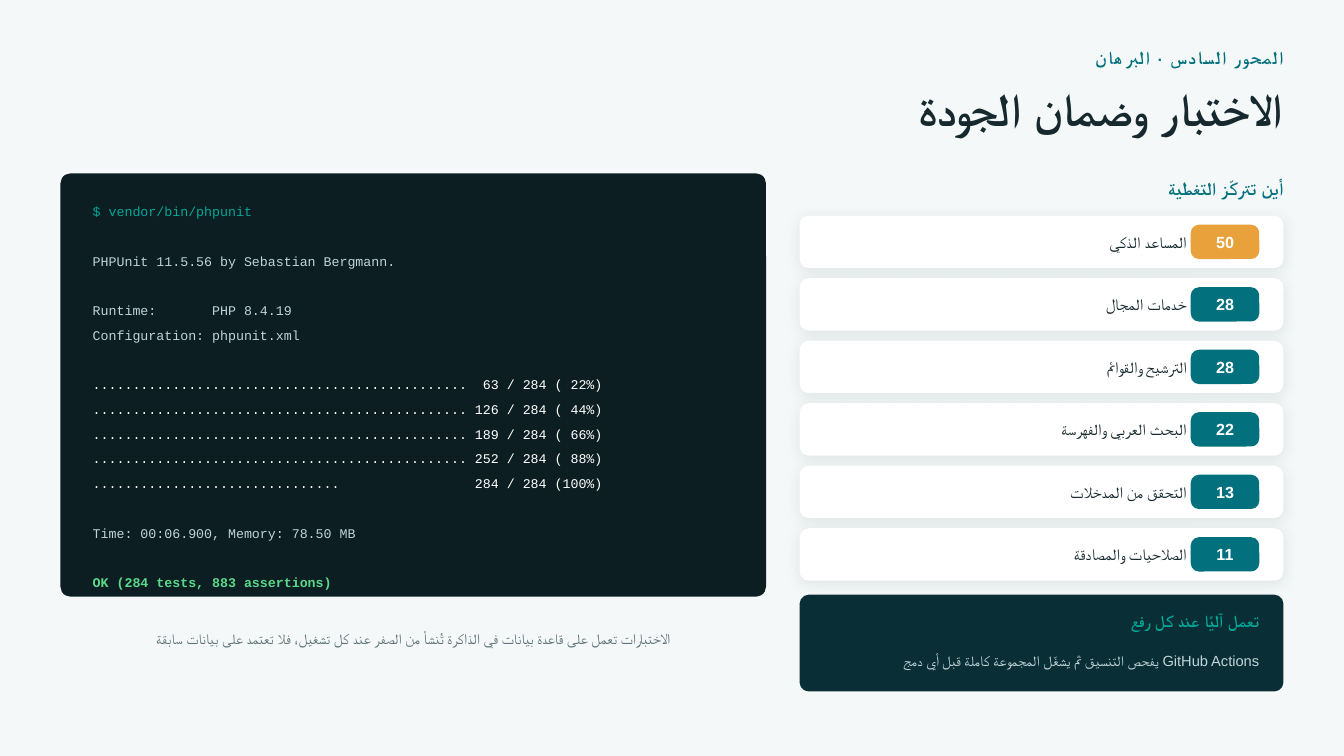
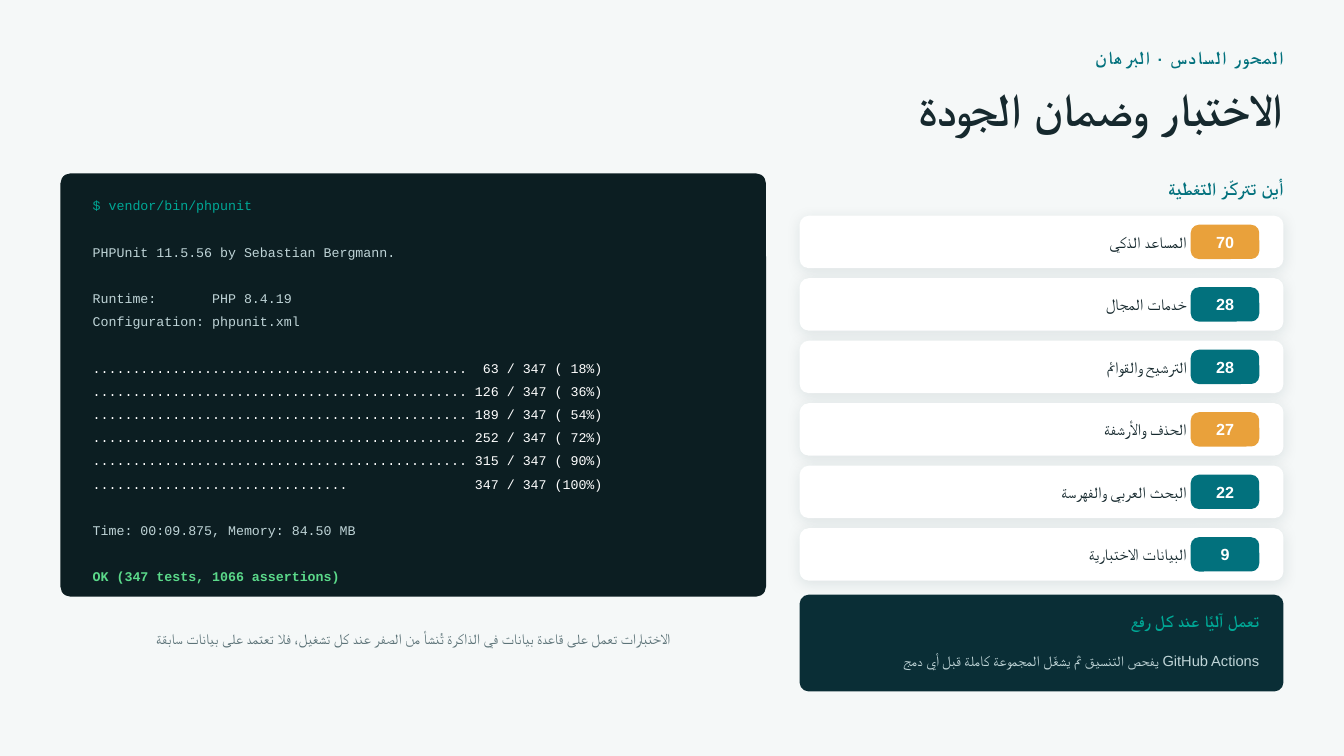
Before and after one commit to AbdullahAlbkour/Camp_management, a slide deck: slide 24 of docs/presentation.pptx (slide 23 before the commit). Drawn at 1344x756 pixels with LibreOffice and Linux fonts; fonts in the diff are those of the drawing. Boxes give left, top, right and bottom in pixels: in the first picture for what was removed or moved away, otherwise in the second. Text is boxed around its words. In the diff, an @@ line names an element or a change of style, - is before the commit and + after.

```diff
--- a/docs/presentation.pptx
+++ b/docs/presentation.pptx
@@ text "$ vendor/bin/phpunit" moved from (x1=109, y1=207, x2=252, y2=219) to (x1=109, y1=201, x2=252, y2=213) @@
@@ text at (x1=1216, y1=236, x2=1234, y2=248): text changed @@
-50
+70
@@ text "PHPUnit 11.5.56 by Sebastian Bergmann." moved from (x1=93, y1=256, x2=396, y2=269) to (x1=93, y1=247, x2=396, y2=260) @@
@@ text "Runtime: PHP 8.4.19" moved from (x1=212, y1=306, x2=292, y2=315) to (x1=212, y1=294, x2=292, y2=303) @@
@@ text "Configuration: phpunit.xml" moved from (x1=93, y1=330, x2=300, y2=343) to (x1=93, y1=317, x2=300, y2=329) @@
@@ text at (x1=475, y1=386, x2=603, y2=399): text changed @@
-............................................... 126 / 284 ( 44%)
+............................................... 126 / 347 ( 36%)
@@ text at (x1=483, y1=363, x2=603, y2=376): text changed @@
-............................................... 63 / 284 ( 22%)
+............................................... 63 / 347 ( 18%)
@@ text at (x1=475, y1=410, x2=603, y2=422): text changed @@
-............................................... 189 / 284 ( 66%)
+............................................... 189 / 347 ( 54%)
@@ rounded rectangle at (x1=1191, y1=412, x2=1259, y2=447): fill #02717D to #E9A13B @@
@@ text at (x1=475, y1=433, x2=603, y2=445): text changed @@
-............................................... 252 / 284 ( 88%)
+............................................... 252 / 347 ( 72%)
@@ text added at (x1=1150, y1=424, x2=1187, y2=435), 11.5 pt, text #16292E @@
+الحذف والأرشفة
@@ text added at (x1=1216, y1=423, x2=1234, y2=435), 11.5 pt, text #FFFFFF, bold @@
+27
@@ text at (x1=475, y1=479, x2=603, y2=492): text changed @@
-............................... 284 / 284 (100%)
+................................ 347 / 347 (100%)
@@ text added at (x1=475, y1=456, x2=603, y2=468), 9.5 pt, text #FFFFFF @@
+............................................... 315 / 347 ( 90%)
@@ text "البحث العربي والفهرسة" moved from (x1=1150, y1=424, x2=1187, y2=438) to (x1=1150, y1=487, x2=1187, y2=501) @@
@@ text "22" moved from (x1=1216, y1=423, x2=1234, y2=435) to (x1=1216, y1=486, x2=1234, y2=498) @@
@@ text removed at (x1=405, y1=487, x2=1187, y2=647) @@
-التحقق من المدخلات
@@ text removed at (x1=1216, y1=486, x2=1234, y2=498) @@
-13
@@ text at (x1=93, y1=525, x2=356, y2=538): text changed @@
-Time: 00:06.900, Memory: 78.50 MB
+Time: 00:09.875, Memory: 84.50 MB
@@ text at (x1=1143, y1=549, x2=1187, y2=563): text changed @@
-الصلاحيات والمصادقة
+البيانات الاختبارية
@@ text at (x1=1221, y1=548, x2=1230, y2=560): text changed @@
-11
+9
@@ text at (x1=93, y1=572, x2=340, y2=584): text changed @@
-OK (284 tests, 883 assertions)
+OK (347 tests, 1066 assertions)
```
Also in this commit, not shown: 3 other slides changed, 1 slide added, 2 other files.
